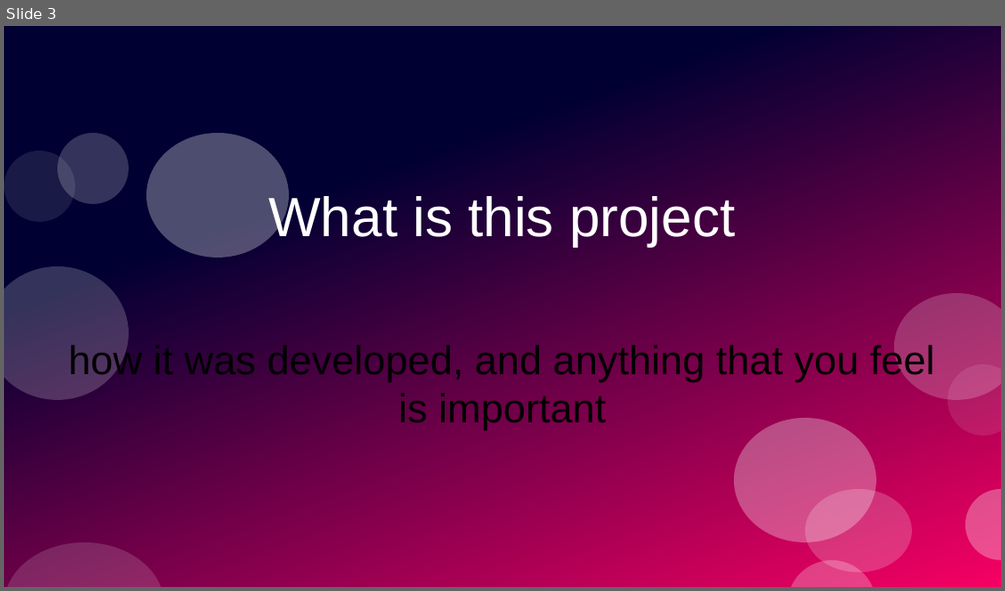
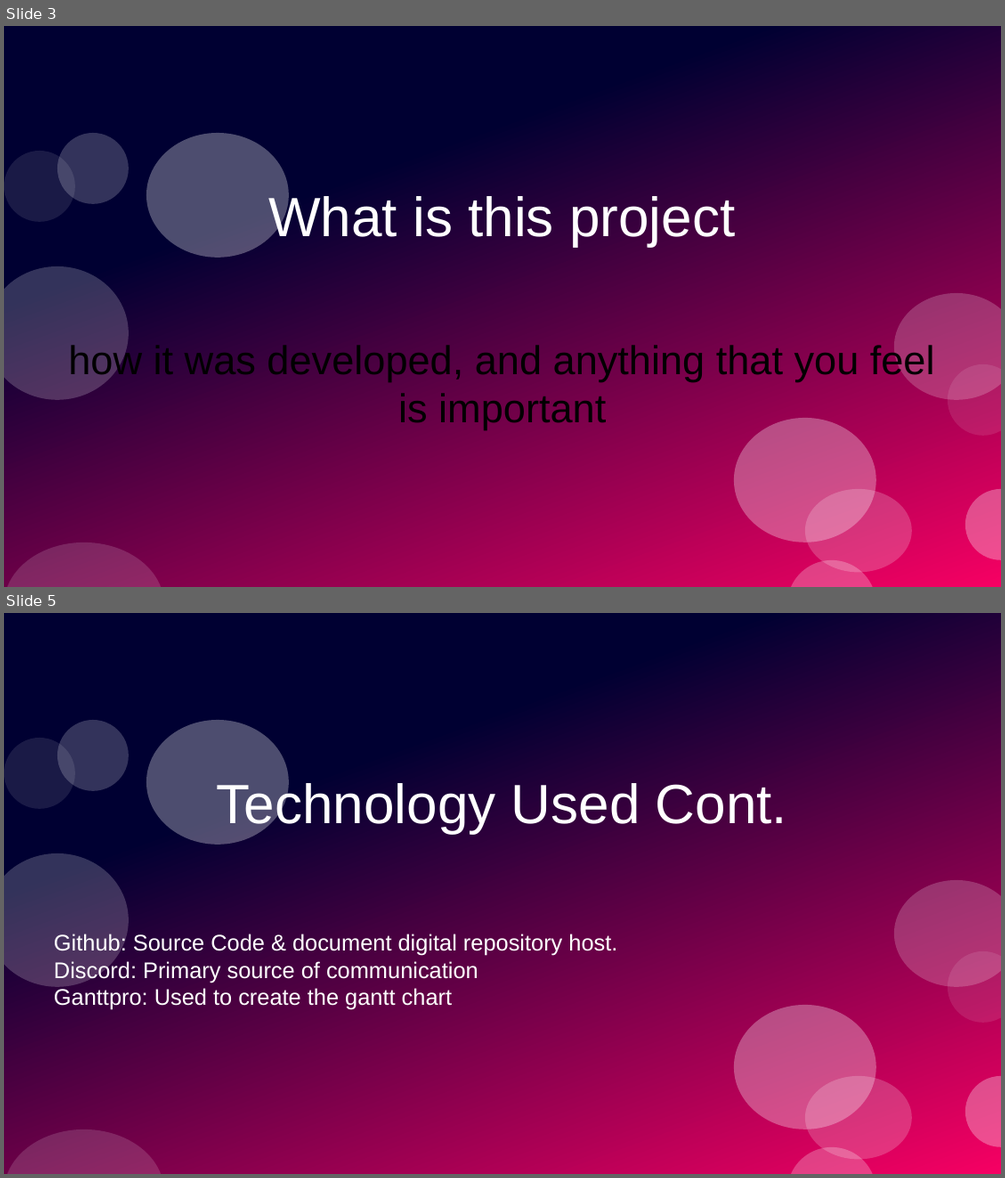
Before and after one commit to PrototypeProto/COP_4331_Small-Project, a slide deck: Pres.pptx. Shown one above the other, each under a label of ours: slide 3 before the commit, slides 3 and 5 after it; the slides between them are not shown. The pictures are 1005x591 and 1005x1178 pixels, drawn with LibreOffice and Linux fonts; fonts in the diff are those of the drawing. Boxes give left, top, right and bottom in pixels: in the first picture for what was removed or moved away, otherwise in the second. Text is boxed around its words. In the diff, an @@ line names an element or a change of style, - is before the commit and + after.

```diff
--- a/Pres.pptx
+++ b/Pres.pptx
@@ slide 5 added at box(4, 613, 1001, 1174), background #FFFFFF; not listed: 12 template elements that a slide beside it also shows @@
@@ title added at box(217, 779, 787, 833), 44 pt, text #FFFFFF @@
+Technology Used Cont.
@@ subtitle added at box(54, 933, 617, 1010), 18 pt, text #FFFFFF @@
+Github: Source Code & document digital repository host.
+Discord: Primary source of communication
+Ganttpro: Used to create the gantt chart
```
Also in this commit, not shown: 2 slides changed, 8 other slides added, 5 slides removed.
